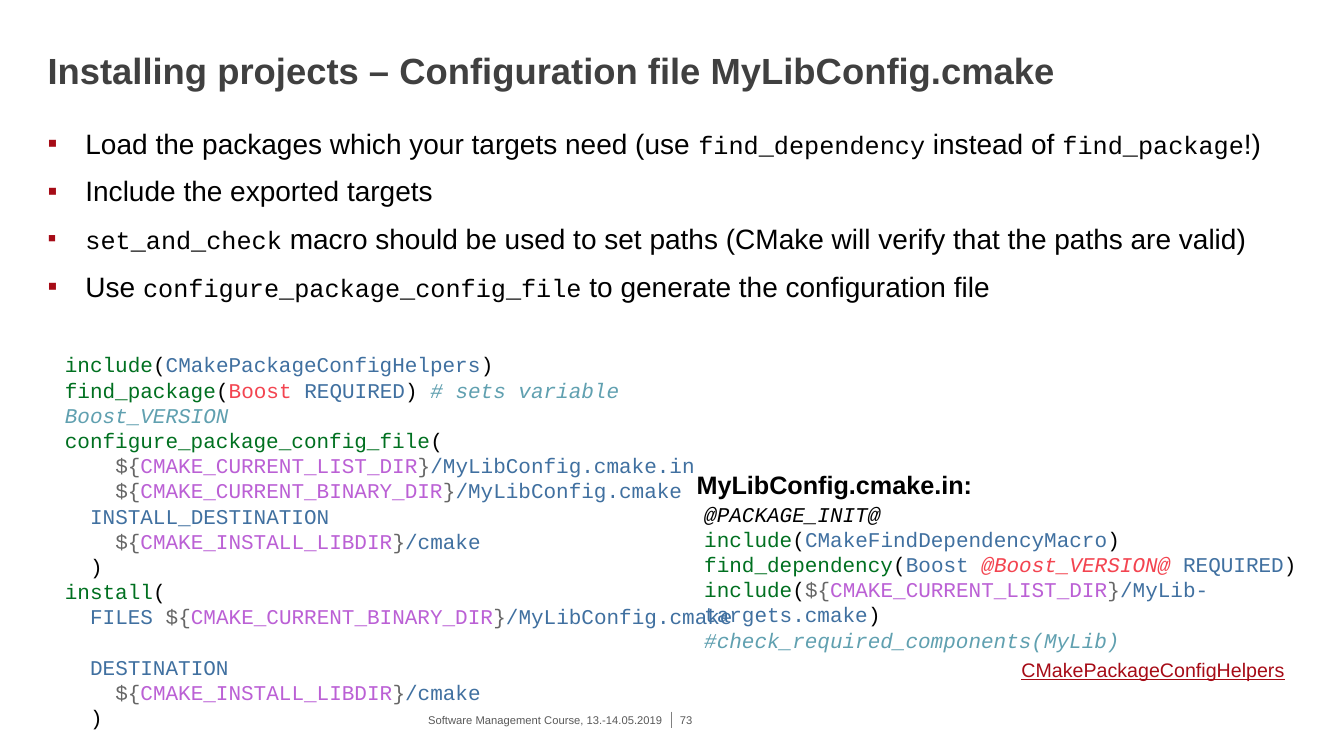
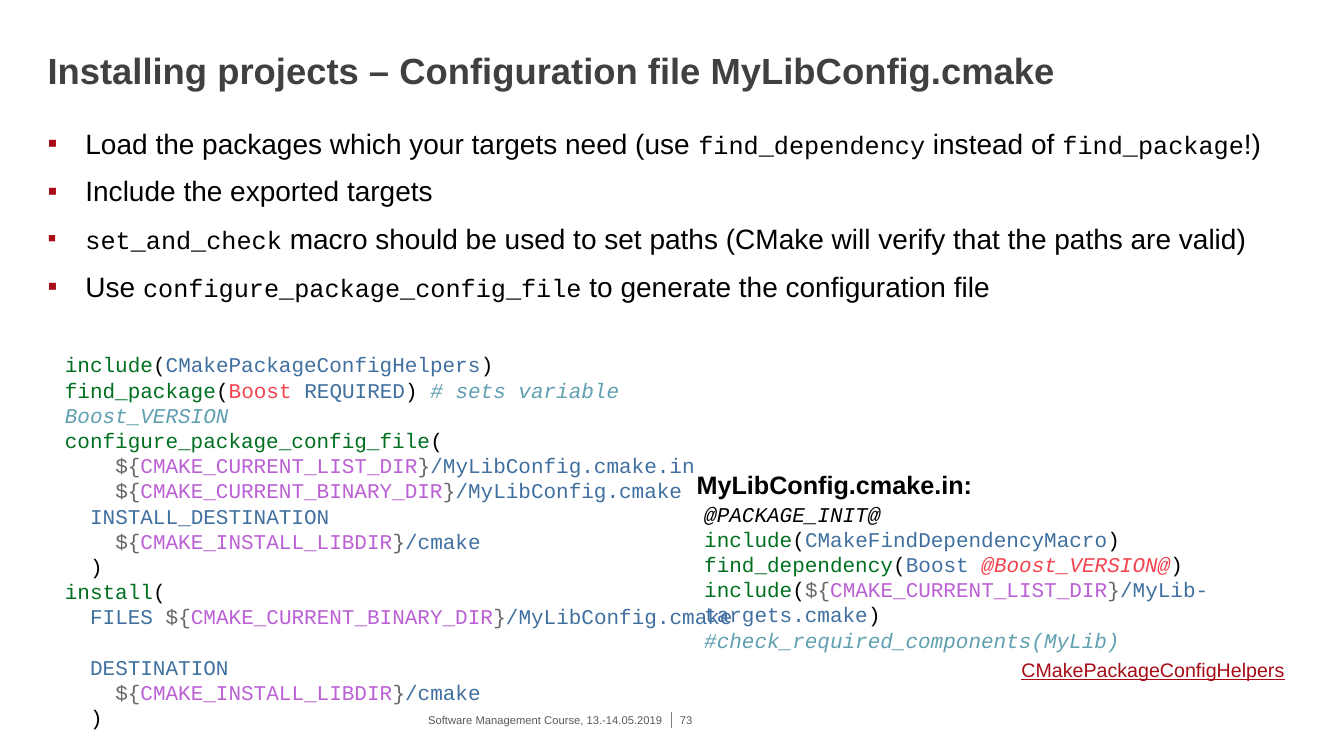
Before and after one commit to eth-cscs/SoftwareManagementCourse2019, a slide deck: slide 73 of cmake/2019-05-13^.14_CMake.pptx. Drawn at 1344x756 pixels with LibreOffice and Linux fonts; fonts in the diff are those of the drawing; background and template pictures are left out. Boxes give left, top, right and bottom in pixels: in the first picture for what was removed or moved away, otherwise in the second. Text is boxed around its words. In the diff, an @@ line names an element or a change of style, - is before the commit and + after.

Commit message:
update CMake slides

```diff
--- a/cmake/2019-05-13^.14_CMake.pptx
+++ b/cmake/2019-05-13^.14_CMake.pptx
@@ text at bbox=[704, 507, 1208, 653]: text changed @@
-@PACKAGE_INIT@
-include(CMakeFindDependencyMacro)
-find_dependency(Boost @Boost_VERSION@ REQUIRED)
-include(${CMAKE_CURRENT_LIST_DIR}/MyLib-targets.cmake)
-#check_required_components(MyLib)
+@PACKAGE_INIT@
+include(CMakeFindDependencyMacro)
+find_dependency(Boost @Boost_VERSION@)
+include(${CMAKE_CURRENT_LIST_DIR}/MyLib-targets.cmake)
+#check_required_components(MyLib)
```
Also in this commit, not shown: 19 other slides changed, 3 slides added.
